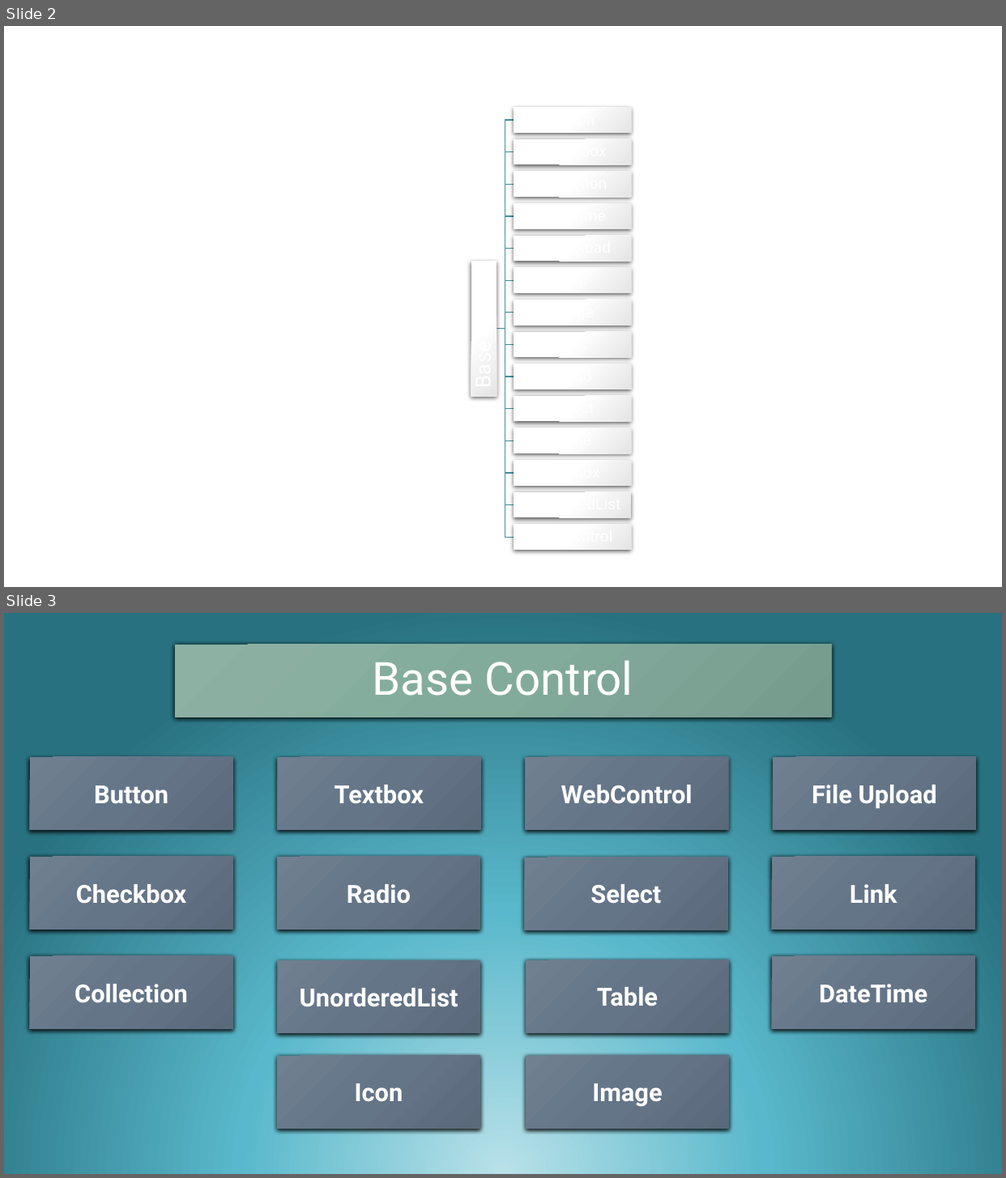
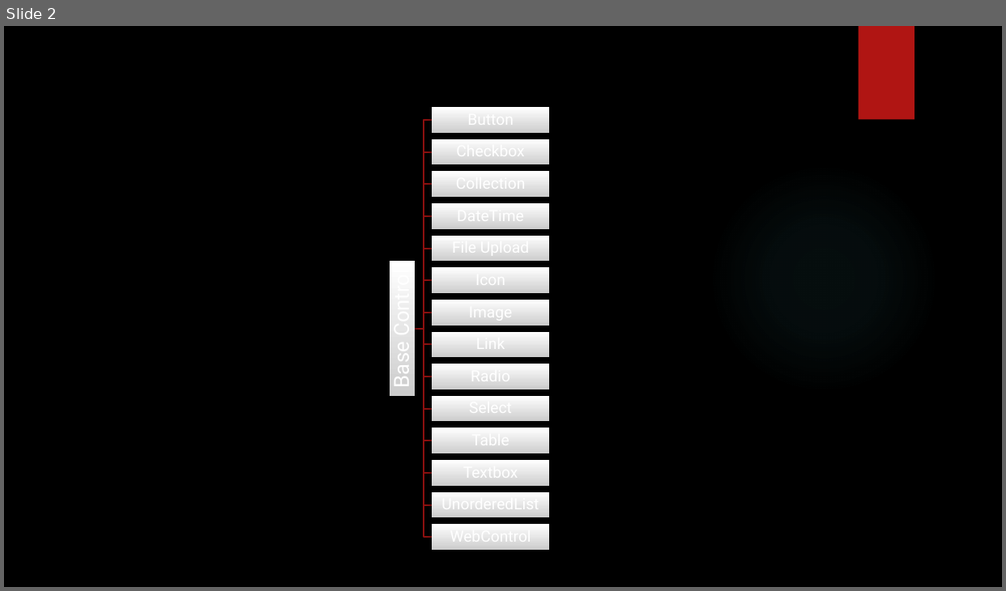
Before and after one commit to peterrexj/Selenium.Essentials, a slide deck: docs/resources/presentations/Selenium Essentials.pptx. Shown one above the other, each under a label of ours: slides 2 and 3 before the commit, slide 2 after it. The pictures are 1006x1178 and 1006x591 pixels, drawn with LibreOffice and Linux fonts; fonts in the diff are those of the drawing; background and template pictures are left out. Boxes give left, top, right and bottom in pixels: in the first picture for what was removed or moved away, otherwise in the second. Text is boxed around its words. In the diff, an @@ line names an element or a change of style, - is before the commit and + after.

```diff
--- a/docs/resources/presentations/Selenium Essentials.pptx
+++ b/docs/resources/presentations/Selenium Essentials.pptx
@@ slide 3 removed at bbox=[4, 613, 1002, 1174], background gradient #B9E1E9 to #59B8CB to #287180 @@
@@ rectangle removed at bbox=[175, 645, 831, 717] @@
@@ rectangle removed at bbox=[175, 645, 831, 717] @@
-Base Control
@@ rectangle removed at bbox=[29, 757, 233, 830] @@
@@ rectangle removed at bbox=[29, 757, 233, 830] @@
-Button
@@ rectangle removed at bbox=[277, 757, 481, 830] @@
@@ rectangle removed at bbox=[277, 757, 481, 830] @@
-Textbox
@@ rectangle removed at bbox=[525, 757, 729, 830] @@
@@ rectangle removed at bbox=[525, 757, 729, 830] @@
-WebControl
@@ rectangle removed at bbox=[773, 757, 977, 830] @@
@@ rectangle removed at bbox=[773, 757, 977, 830] @@
-File Upload
@@ rectangle removed at bbox=[29, 857, 233, 930] @@
@@ rectangle removed at bbox=[29, 857, 233, 930] @@
-Checkbox
@@ rectangle removed at bbox=[277, 857, 481, 930] @@
@@ rectangle removed at bbox=[277, 857, 481, 930] @@
-Radio
@@ rectangle removed at bbox=[524, 857, 728, 930] @@
@@ rectangle removed at bbox=[524, 857, 728, 930] @@
-Select
@@ rectangle removed at bbox=[772, 857, 976, 930] @@
@@ rectangle removed at bbox=[772, 857, 976, 930] @@
-Link
@@ rectangle removed at bbox=[29, 956, 233, 1029] @@
@@ rectangle removed at bbox=[29, 956, 233, 1029] @@
-Collection
@@ rectangle removed at bbox=[277, 960, 480, 1033] @@
@@ rectangle removed at bbox=[277, 960, 480, 1033] @@
-UnorderedList
@@ rectangle removed at bbox=[526, 960, 730, 1033] @@
@@ rectangle removed at bbox=[526, 960, 730, 1033] @@
-Table
@@ rectangle removed at bbox=[772, 956, 976, 1029] @@
@@ rectangle removed at bbox=[772, 956, 976, 1029] @@
-DateTime
@@ rectangle removed at bbox=[277, 1056, 481, 1129] @@
@@ rectangle removed at bbox=[277, 1056, 481, 1129] @@
-Icon
@@ rectangle removed at bbox=[526, 1056, 730, 1129] @@
@@ rectangle removed at bbox=[526, 1056, 730, 1129] @@
-Image
@@ slide 2 changed as well @@
@@ background #FFFFFF to picture (left out) @@
@@ rectangle added at bbox=[859, 26, 914, 120], fill #B01513 @@
@@ outline #4090A0 1 pt to #8D110F 1.5 pt in 14 elements at bbox=[415, 328, 432, 473], bbox=[415, 328, 432, 441], bbox=[415, 328, 432, 408], bbox=[415, 313, 432, 328], bbox=[415, 216, 432, 328], bbox=[415, 328, 432, 537], bbox=[415, 328, 432, 506], bbox=[415, 328, 432, 377], bbox=[415, 328, 432, 344], bbox=[415, 280, 432, 328], bbox=[415, 248, 432, 328], bbox=[415, 184, 432, 328], bbox=[415, 152, 432, 329], bbox=[415, 120, 432, 329] @@
@@ ellipse added at bbox=[709, 163, 939, 394], fill gradient #50B9C1 @@
@@ 15 rectangles, 14 freeform shapes, 1 text: place and size @@
-15 rectangles, 14 freeform shapes, 1 text at bbox=[469, 107, 632, 550]
+15 rectangles, 14 freeform shapes, 1 text at bbox=[387, 107, 550, 550]
@@ fill gradient #FFFFFF to #E5E5E5 to gradient #FFFFFF to #CDCDCD; shadow changed in 15 elements at bbox=[390, 261, 415, 396], bbox=[432, 107, 550, 132], bbox=[432, 139, 550, 165], bbox=[432, 171, 550, 197], bbox=[432, 203, 550, 228], bbox=[432, 236, 550, 261], bbox=[432, 268, 550, 293], bbox=[432, 300, 550, 326], bbox=[432, 332, 550, 357], bbox=[432, 365, 550, 390], bbox=[432, 396, 550, 421], bbox=[432, 428, 550, 454], bbox=[432, 460, 550, 485], bbox=[432, 493, 550, 518], bbox=[432, 525, 550, 550] @@
@@ group added at bbox=[441, 109, 539, 546]: 14 texts @@
+Button
+Checkbox
+Collection
+DateTime
+File Upload
+Icon
+Image
+Link
+Radio
+Select
+Table
+Textbox
+UnorderedList
+WebControl
```
Also in this commit, not shown: 1 other slide changed, 2 other slides removed.
